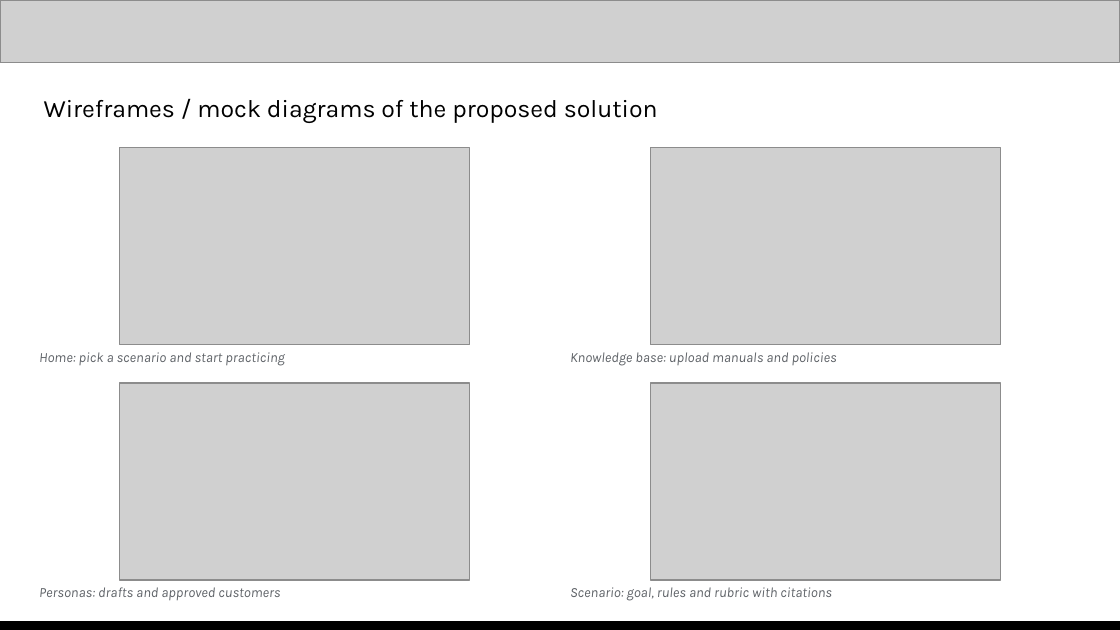
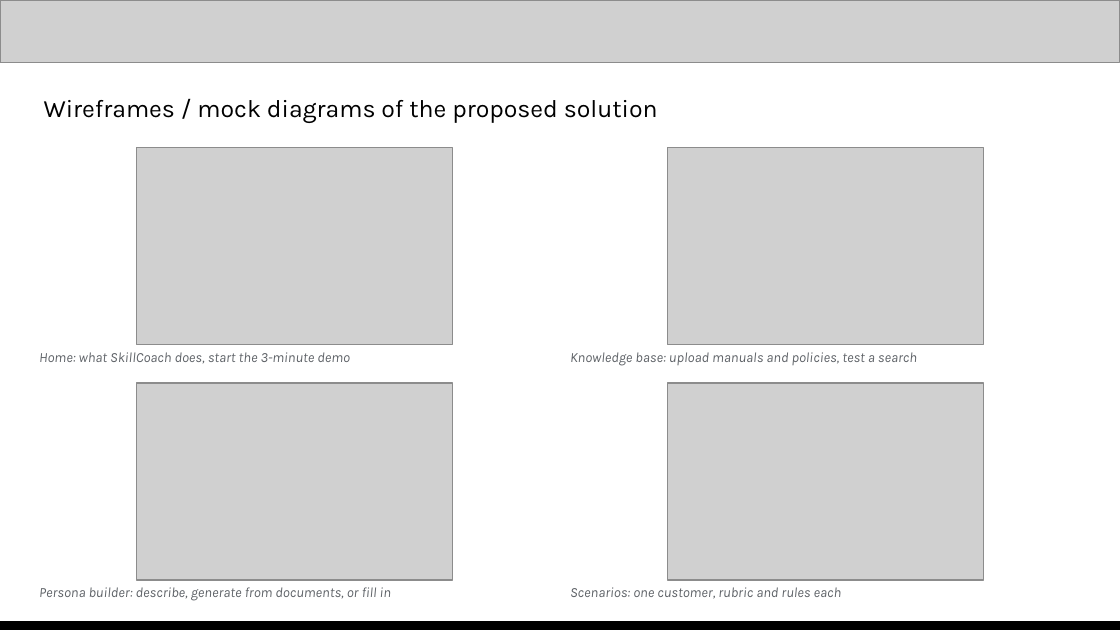
Before and after one commit to jease0502/SkillCoach-AIBC, a slide deck: slide 6 of media/SkillCoach_Submission.pptx. Drawn at 1120x630 pixels with LibreOffice and Linux fonts; fonts in the diff are those of the drawing; grey boxes stand for pictures. Boxes give left, top, right and bottom in pixels: in the first picture for what was removed or moved away, otherwise in the second. Text is boxed around its words. In the diff, an @@ line names an element or a change of style, - is before the commit and + after.

```diff
--- a/media/SkillCoach_Submission.pptx
+++ b/media/SkillCoach_Submission.pptx
@@ picture resized from (x1=120, y1=148, x2=470, y2=345) to (x1=137, y1=148, x2=452, y2=345) @@
@@ picture resized from (x1=651, y1=148, x2=1001, y2=345) to (x1=668, y1=148, x2=983, y2=345) @@
@@ text at (x1=39, y1=352, x2=350, y2=363): text changed @@
-Home: pick a scenario and start practicing
+Home: what SkillCoach does, start the 3-minute demo
@@ text at (x1=570, y1=352, x2=917, y2=366): text changed @@
-Knowledge base: upload manuals and policies
+Knowledge base: upload manuals and policies, test a search
@@ picture resized from (x1=120, y1=383, x2=470, y2=580) to (x1=137, y1=383, x2=452, y2=580) @@
@@ picture resized from (x1=651, y1=383, x2=1001, y2=580) to (x1=668, y1=383, x2=983, y2=580) @@
@@ text at (x1=39, y1=587, x2=391, y2=601): text changed @@
-Personas: drafts and approved customers
+Persona builder: describe, generate from documents, or fill in
@@ text at (x1=570, y1=587, x2=842, y2=599): text changed @@
-Scenario: goal, rules and rubric with citations
+Scenarios: one customer, rubric and rules each
```
Also in this commit, not shown: 2 other slides changed, 4 slides added, 1 slide removed, 18 other files.
